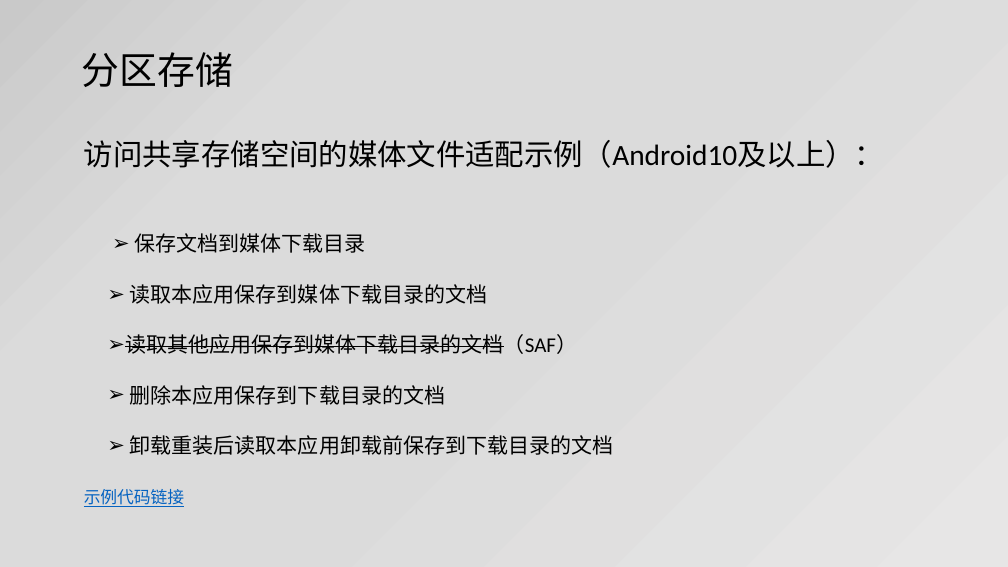
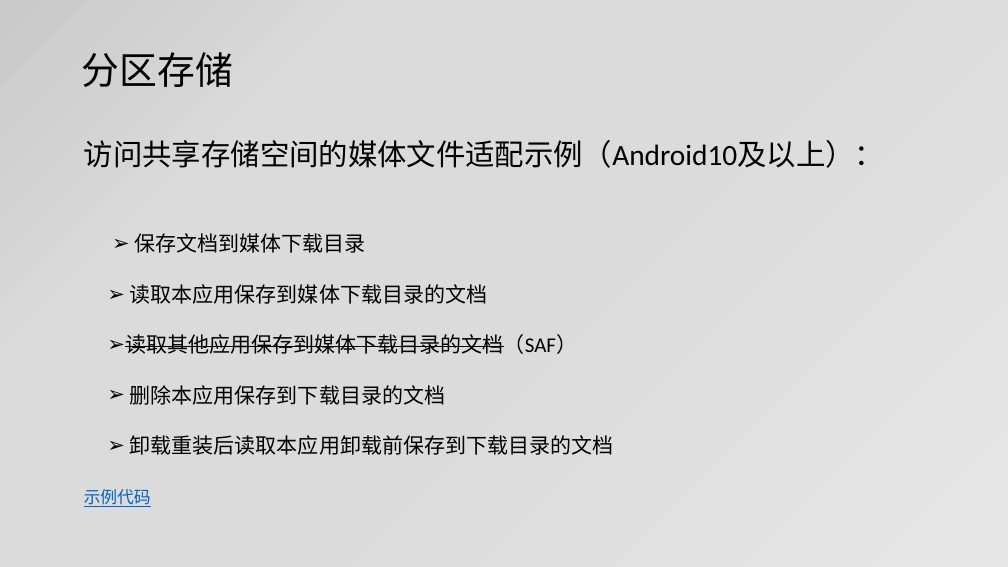
Before and after one commit to jianjunxiao/Adaptation, a slide deck: slide 11 of Android10、11适配.pptx. Drawn at 1008x567 pixels with LibreOffice and Linux fonts; fonts in the diff are those of the drawing. Boxes give left, top, right and bottom in pixels: in the first picture for what was removed or moved away, otherwise in the second. Text is boxed around its words. In the diff, an @@ line names an element or a change of style, - is before the commit and + after.

```diff
--- a/Android10、11适配.pptx
+++ b/Android10、11适配.pptx
@@ text at (x1=84, y1=489, x2=151, y2=507): text changed @@
-示例代码链接
+示例代码
```
Also in this commit, not shown: 7 other slides changed.
